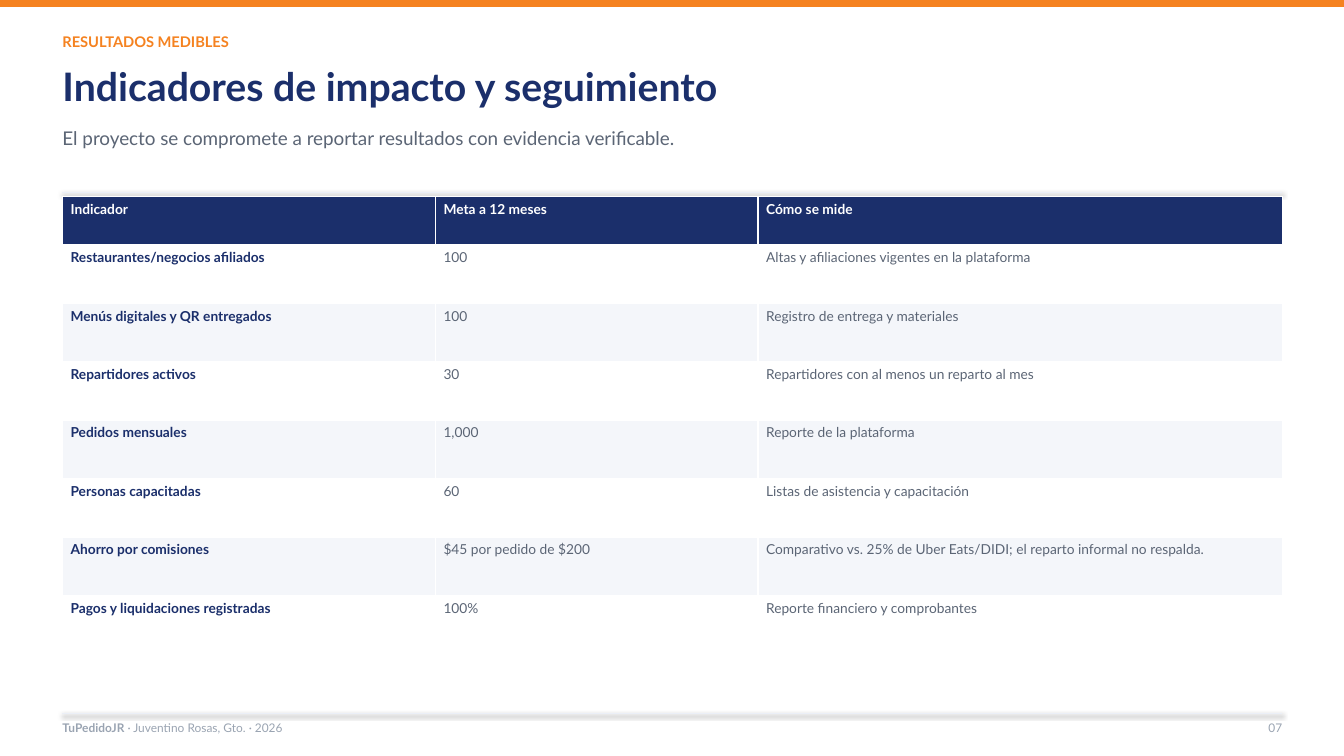
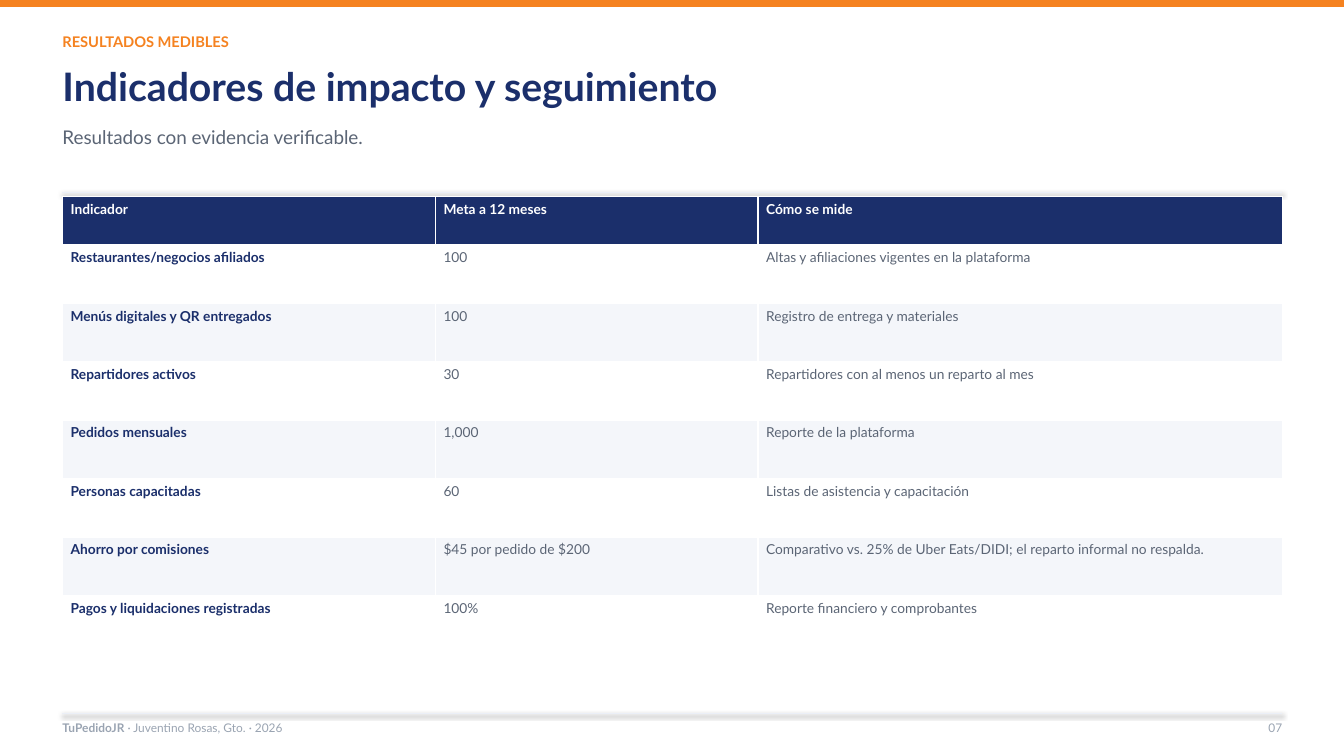
Before and after one commit to Lodoman-old/TuPedidoJR, a slide deck: slide 7 of docs/presentacion/TuPedidoJR_2026.pptx. Drawn at 1344x756 pixels with LibreOffice and Linux fonts; fonts in the diff are those of the drawing. Boxes give left, top, right and bottom in pixels: in the first picture for what was removed or moved away, otherwise in the second. Text is boxed around its words. In the diff, an @@ line names an element or a change of style, - is before the commit and + after.

```diff
--- a/docs/presentacion/TuPedidoJR_2026.pptx
+++ b/docs/presentacion/TuPedidoJR_2026.pptx
@@ text at (62, 130, 363, 144): text changed @@
-El proyecto se compromete a reportar resultados con evidencia verificable.
+Resultados con evidencia verificable.
```
Also in this commit, not shown: 12 other slides changed, 7 other files.
